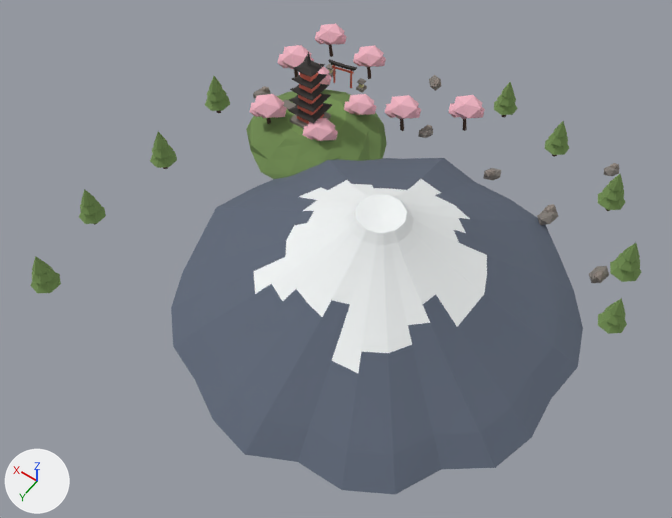
One commit to the Blender file content/landmarks/mount-fuji.blend: the scene before it, then after it.
Before and after are seen from a camera (50 mm lens) standing at (-20.6, 31.8, 46.4) and looking at (-0.6, 3.8, 2.5). The lights are fixed; the arrows at lower left show +X, +Y and +Z. The older version comes first.

In view in the first picture: 'fuji_blossom', 'fuji_foliage', 'fuji_fuji', 'fuji_hill', 'fuji_roof', 'fuji_slate', 'fuji_snow' and 3 more.
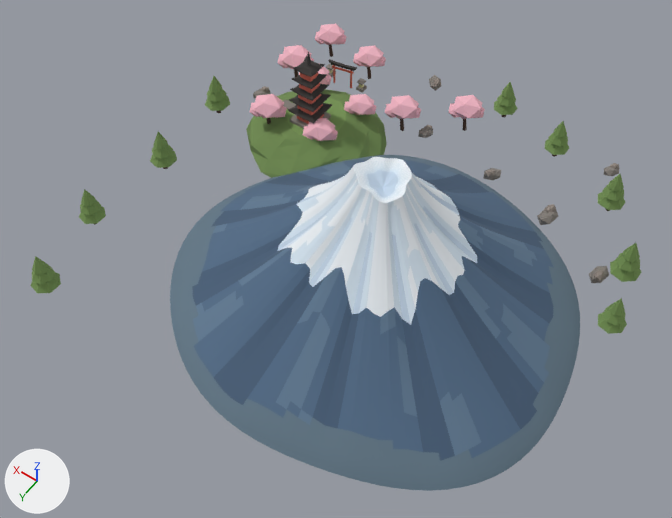
What changed in the scene script:
```text
Remove ob_fuji_fuji:
    ob_fuji_fuji = bpy.data.objects.new('fuji_fuji', me_fuji_fuji)
Remove ob_fuji_snow:
    ob_fuji_snow = bpy.data.objects.new('fuji_snow', me_fuji_snow)
Add ob_fuji_mountain_snow_shade:
    ob_fuji_mountain_snow_shade = bpy.data.objects.new('fuji_mountain_snow_shade', me_fuji_mountain_snow_shade)  # 342 vertices, 328 faces; spans x -5.35..5.34, y -5.95..4.93, z 4.72..10.54; in mat_mountain_snow_shade (pale blue #c1d3e5)
    ob_fuji_mountain_snow_shade.parent = ob_fuji_mountain
    ob_fuji_mountain_snow_shade.location = (0.0, 0.0, 0.0)
Add ob_fuji_mountain:
    ob_fuji_mountain = bpy.data.objects.new('fuji_mountain', None)
    ob_fuji_mountain.location = (-3.2, 3.2, 0.0)
Add ob_fuji_mountain_snow_ice:
    ob_fuji_mountain_snow_ice = bpy.data.objects.new('fuji_mountain_snow_ice', me_fuji_mountain_snow_ice)  # 1087 vertices, 1300 faces; spans x -5.35..5.34, y -5.95..4.93, z 4.72..10.92; in mat_mountain_snow_ice (pale blue #d7e6f2)
    ob_fuji_mountain_snow_ice.parent = ob_fuji_mountain
    ob_fuji_mountain_snow_ice.location = (0.0, 0.0, 0.0)
Add ob_fuji_mountain_snow:
    ob_fuji_mountain_snow = bpy.data.objects.new('fuji_mountain_snow', me_fuji_mountain_snow)  # 995 vertices, 1276 faces; spans x -5.22..5.24, y -5.32..4.56, z 5.55..10.92; in mat_mountain_snow (white #edf3f8)
    ob_fuji_mountain_snow.parent = ob_fuji_mountain
    ob_fuji_mountain_snow.location = (0.0, 0.0, 0.0)
Add ob_fuji_mountain_slope:
    ob_fuji_mountain_slope = bpy.data.objects.new('fuji_mountain_slope', me_fuji_mountain_slope)  # 1007 vertices, 1422 faces; spans x -11.6..11.7, y -11.2..10.5, z 0.5..6.9; in mat_mountain_slope (blue #536c87)
    ob_fuji_mountain_slope.parent = ob_fuji_mountain
    ob_fuji_mountain_slope.location = (0.0, 0.0, 0.0)
Add ob_fuji_mountain_rib:
    ob_fuji_mountain_rib = bpy.data.objects.new('fuji_mountain_rib', me_fuji_mountain_rib)  # 395 vertices, 436 faces; spans x -11.3..10.7, y -10.8..9.9, z 0.5..6.9; in mat_mountain_rib (blue #617a92)
    ob_fuji_mountain_rib.parent = ob_fuji_mountain
    ob_fuji_mountain_rib.location = (0.0, 0.0, 0.0)
Add ob_fuji_mountain_gully:
    ob_fuji_mountain_gully = bpy.data.objects.new('fuji_mountain_gully', me_fuji_mountain_gully)  # 647 vertices, 872 faces; spans x -11.8..11.3, y -11.2..10.8, z 0.4..6.2; in mat_mountain_gully (dark blue #485e77)
    ob_fuji_mountain_gully.parent = ob_fuji_mountain
    ob_fuji_mountain_gully.location = (0.0, 0.0, 0.0)
Add ob_fuji_mountain_foot:
    ob_fuji_mountain_foot = bpy.data.objects.new('fuji_mountain_foot', me_fuji_mountain_foot)  # 495 vertices, 790 faces; spans x -12.7..13.0, y -12.3..11.8, z -0.3..1.6; in mat_mountain_foot (blue #637887)
    ob_fuji_mountain_foot.parent = ob_fuji_mountain
    ob_fuji_mountain_foot.location = (0.0, 0.0, 0.0)
```

Boxes (x1, y1, x2, y2) around the edits, measured in the pictures (672 x 518 px):
'fuji_fuji', deleted: before (171, 158, 583, 494)
'fuji_mountain_slope', added (blue): after (194, 159, 554, 458)
'fuji_snow', deleted: before (254, 179, 487, 373)
'fuji_mountain_foot', added (blue): after (170, 155, 580, 491)
'fuji_mountain_gully', added (dark blue): after (192, 160, 553, 461)
'fuji_mountain_rib', added: after (193, 162, 550, 456)
'fuji_mountain_snow_ice', added (pale blue): after (278, 157, 477, 323)
'fuji_mountain_snow', added: after (287, 157, 466, 317)
'fuji_mountain_snow_shade', added: after (277, 170, 477, 325)
